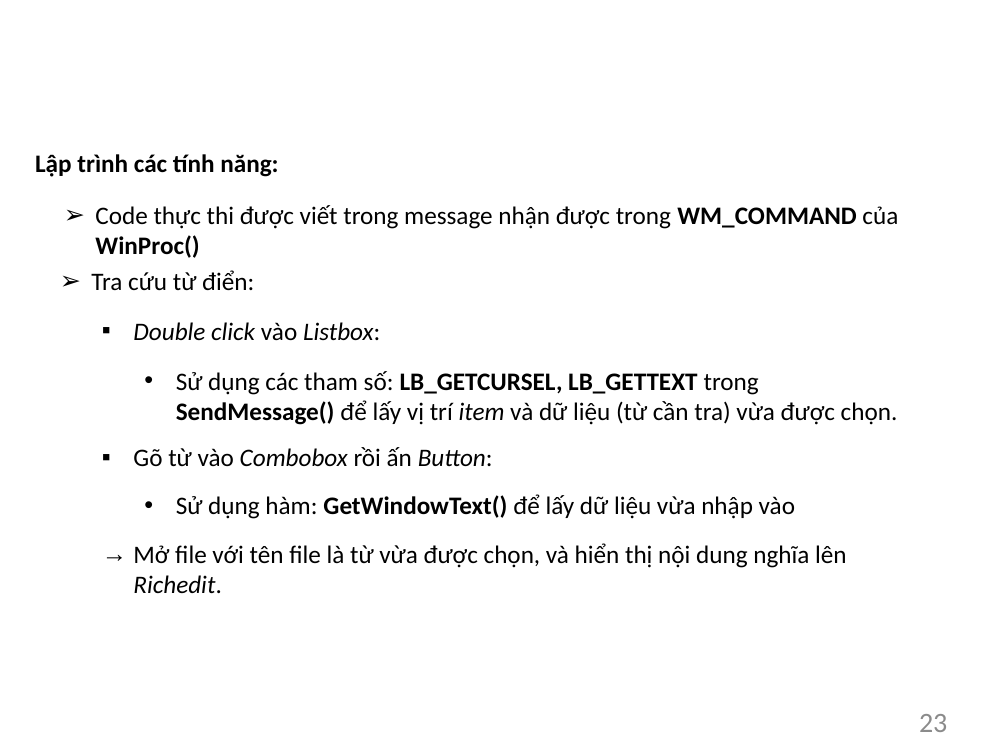
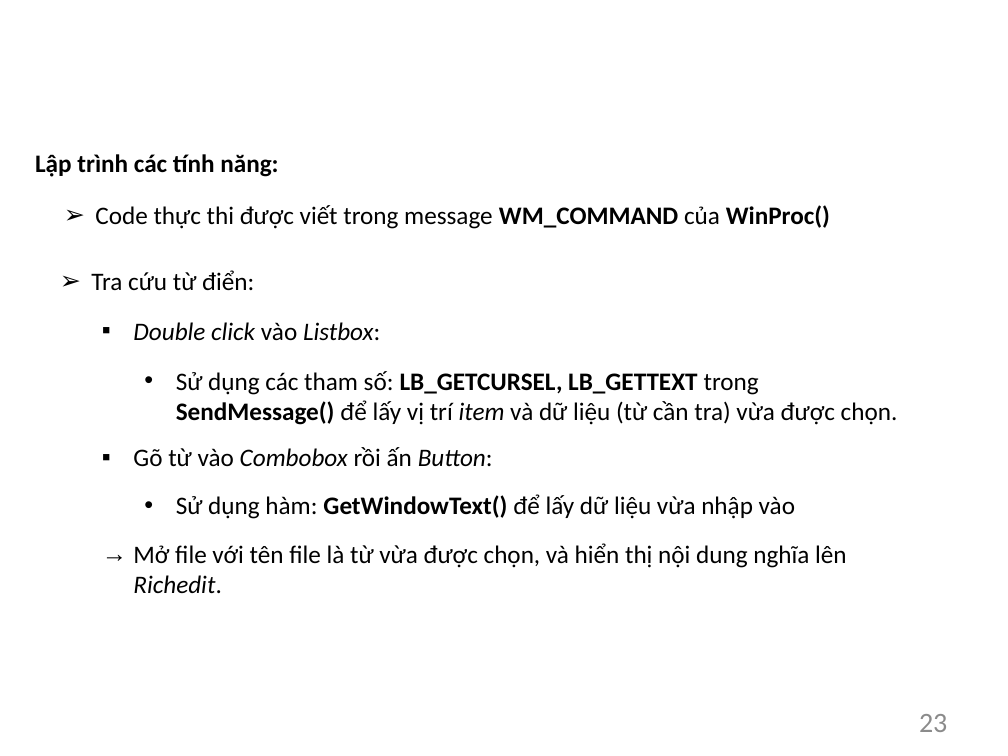
Before and after one commit to TrinhVanHieu/DoAn2018_EVDict, a slide deck: slide 23 of BaoCaoEVDict/Slide/BaoCao.pptx. Drawn at 1008x756 pixels with LibreOffice and Linux fonts; fonts in the diff are those of the drawing; background and template pictures are left out. Boxes give left, top, right and bottom in pixels: in the first picture for what was removed or moved away, otherwise in the second. Text is boxed around its words. In the diff, an @@ line names an element or a change of style, - is before the commit and + after.

```diff
--- a/BaoCaoEVDict/Slide/BaoCao.pptx
+++ b/BaoCaoEVDict/Slide/BaoCao.pptx
@@ text at (x1=95, y1=205, x2=830, y2=229): text changed @@
-➢ Code thực thi được viết trong message nhận được trong WM_COMMAND của WinProc()
+➢ Code thực thi được viết trong message WM_COMMAND của WinProc()
```
Also in this commit, not shown: 4 other slides changed, 1 slide added, 1 other file.
